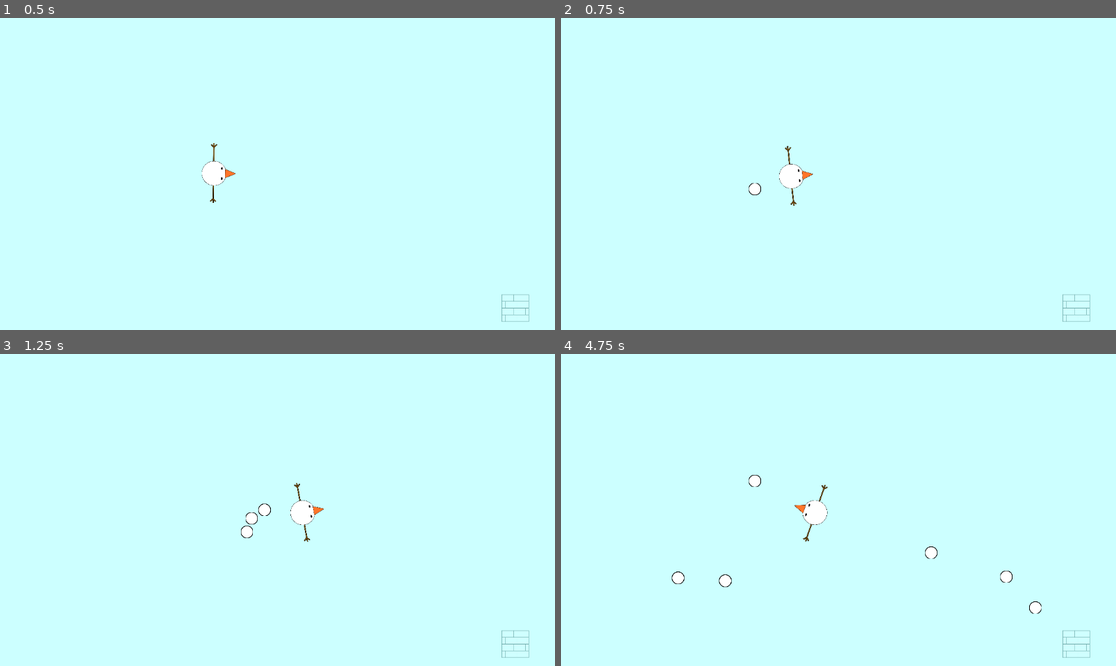
Above: before the commit, frames 1-4 (two rows, left to right).
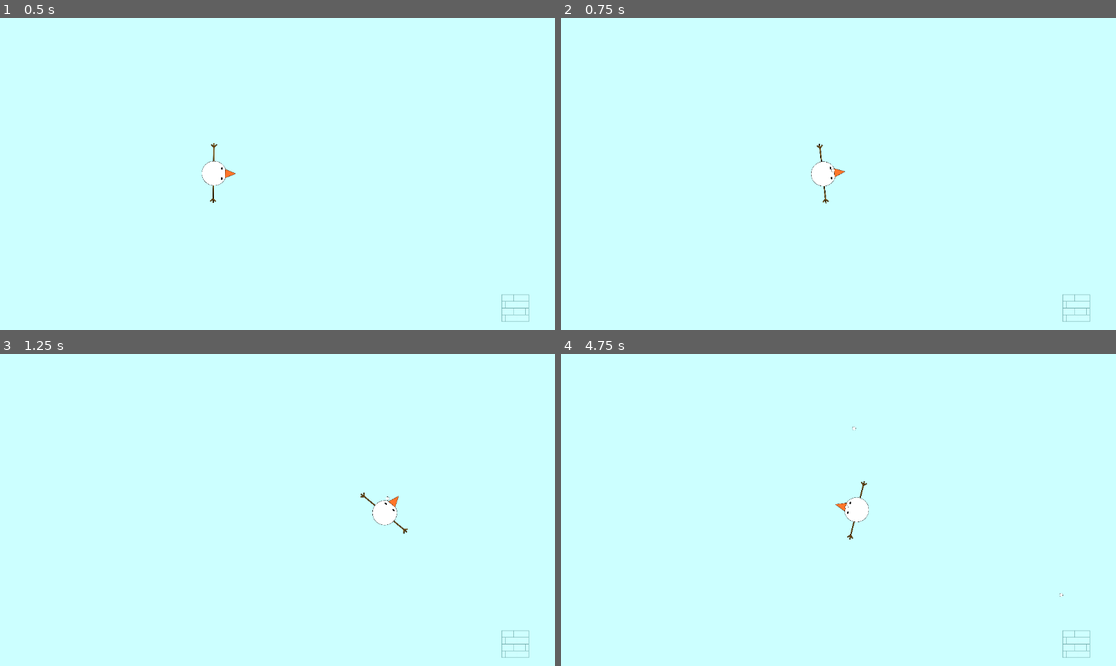
Above: after the commit, the same moments.

Repository: jesspancakes/topdownshooter
Game: Godot game, scene res://world.tscn
Same seed, same stepped clock (60 frames per second), same inputs: the game is played once before the commit and once after it.
Inputs (mouse positions are in pixels of both pictures, inside the frame that each line leads up to):
- Up to frame 1 (0.5 s): no input
- Up to frame 2 (0.75 s): tap Enter (ui_accept) at 0.5 s; move the mouse to (960, 158) at 0.52 s; hold Right (ui_right) from 0.53 s (still down); click (960, 158) at 0.6 s
- Up to frame 3 (1.25 s): keep holding Right (ui_right); tap Enter (ui_accept) at 0.77, 0.8, 1.07 s
- Up to frame 4 (4.75 s): move the mouse to (727, 525) at 1.27 s; release Right (ui_right) at 1.28 s; hold Down (ui_down) 1.28-2.03 s; tap Enter (ui_accept) at 1.35, 1.52, 1.82, 2.3, 3.02, 3.32, 3.6, 3.77, 4.07, 4.52 s; click (727, 525) at 1.55 s; move the mouse to (894, 441) at 2.02 s; hold Right (ui_right) 2.03-2.78 s; click (894, 441) at 2.1 s; move the mouse to (810, 572) at 2.77 s; hold Up (ui_up) 2.78-3.53 s; click (810, 572) at 2.85 s; move the mouse to (1005, 556) at 3.52 s; hold Left (ui_left) from 3.53 s (still down); move the mouse to (672, 463) at 4.27 s; click (672, 463) at 4.35 s

Frame 1 is identical in both runs. In frame 2, 0.8% of the frame differs, in the area x 33-52%, y 40-61%; in frame 3, 1.0%; in frame 4, 1.2%, in the area x 19-91%, y 23-84%.

Commit message:
character moves and shoots
bullets dont wory properly sometimes

Diff:
--- a/snowman2/Bullet.tscn
+++ b/snowman2/Bullet.tscn
@@ -1,17 +1,18 @@
-[gd_scene load_steps=4 format=3 uid="uid://dqx8btj3mblox"]
+[gd_scene load_steps=3 format=3 uid="uid://dqx8btj3mblox"]
 
 [ext_resource type="Texture2D" uid="uid://djcbh6daksf8r" path="res://snowball2.png" id="1_a0l7j"]
-[ext_resource type="Script" path="res://bullet.gd" id="1_c6xn1"]
 
-[sub_resource type="CircleShape2D" id="CircleShape2D_7q8sn"]
-radius = 48.8774
+[sub_resource type="CircleShape2D" id="CircleShape2D_5pse7"]
+radius = 3.0
 
-[node name="CharacterBody2D" type="CharacterBody2D"]
-scale = Vector2(0.280001, 0.280001)
-script = ExtResource("1_c6xn1")
+[node name="Bullet" type="RigidBody2D"]
+collision_layer = 2
+gravity_scale = 0.0
 
 [node name="CollisionShape2D" type="CollisionShape2D" parent="."]
-shape = SubResource("CircleShape2D_7q8sn")
+shape = SubResource("CircleShape2D_5pse7")
 
-[node name="Sprite2D" type="Sprite2D" parent="CollisionShape2D"]
+[node name="Sprite2D" type="Sprite2D" parent="."]
+position = Vector2(-3.57628e-07, -3.57628e-07)
+scale = Vector2(0.0777778, 0.0777778)
 texture = ExtResource("1_a0l7j")
--- a/snowman2/Player.tscn
+++ b/snowman2/Player.tscn
@@ -1,10 +1,13 @@
-[gd_scene load_steps=4 format=3 uid="uid://y16sff748yh5"]
+[gd_scene load_steps=5 format=3 uid="uid://y16sff748yh5"]
 
 [ext_resource type="Script" path="res://Player1.gd" id="1_38blg"]
 [ext_resource type="Texture2D" uid="uid://blunyj7nvj0qw" path="res://snowman2.png" id="2_il5ht"]
 
 [sub_resource type="CircleShape2D" id="CircleShape2D_r34bx"]
 radius = 26.0768
+
+[sub_resource type="CircleShape2D" id="CircleShape2D_tfceu"]
+radius = 26.0
 
 [node name="Player" type="Node2D"]
 
@@ -19,8 +22,8 @@
 scale = Vector2(0.191304, 0.191304)
 texture = ExtResource("2_il5ht")
 
-[node name="Node2D" type="Node2D" parent="CharacterBody2D"]
-position = Vector2(-10, 56)
+[node name="Area2D" type="Area2D" parent="CharacterBody2D"]
 
-[node name="Marker2D" type="Marker2D" parent="CharacterBody2D/Node2D"]
-position = Vector2(19, 0)
+[node name="CollisionShape2D" type="CollisionShape2D" parent="CharacterBody2D/Area2D"]
+position = Vector2(-9, 1)
+shape = SubResource("CircleShape2D_tfceu")
--- a/snowman2/Player1.gd
+++ b/snowman2/Player1.gd
@@ -1,24 +1,11 @@
 extends CharacterBody2D
 
-const bulletPath = preload("res://Bullet.tscn")
-
-var speed = 300
+var speed = 500
+var bullet_speed = 5000
+var bullet = preload("res://Bullet.tscn")
 
 func _ready():
 	pass
-
-
-
-func _process(delta: float) -> void:
-	if Input.is_action_just_pressed("ui_accept"):
-		shoot()
-
-	$Node2D.look_at(get_global_mouse_position())
-
-	look_at(get_global_mouse_position())
-
-	if Input.is_action_just_pressed("quit"):
-		get_tree().quit()
 
 func _physics_process(delta: float) -> void:
 	var move_dir = Vector2(Input.get_axis("ui_left", "ui_right"), Input.get_axis("ui_up", "ui_down"))
@@ -29,16 +16,16 @@
 		velocity.x = move_toward(velocity.x, 0, speed)
 		velocity.y = move_toward(velocity.y, 0, speed)
 
-
 	move_and_slide()
 
+	look_at(get_global_mouse_position())
 
+	if Input.is_action_just_pressed("shoot"):
+		fire()
 
-
-func shoot():
-	var bullet = bulletPath.instantiate()
-
-	get_parent().add_child(bullet)
-	bullet.position = $Node2D/Marker2D.global_position
-
-	bullet.velocity = get_global_mouse_position() - bullet.position
+func fire():
+	var bullet_instantiate = bullet.instantiate()
+	bullet_instantiate.position = get_global_position()
+	bullet_instantiate.rotation_degrees = rotation_degrees
+	bullet_instantiate.apply_impulse(Vector2(), Vector2(bullet_speed, 0).rotated(rotation))
+	get_tree().get_root().call_deferred("add_child", bullet_instantiate)
--- a/snowman2/project.godot
+++ b/snowman2/project.godot
@@ -54,3 +54,28 @@
 "events": [Object(InputEventKey,"resource_local_to_scene":false,"resource_name":"","device":-1,"window_id":0,"alt_press …(195 unchanged characters)…
 ]
 }
+up={
+"deadzone": 0.5,
+"events": [Object(InputEventKey,"resource_local_to_scene":false,"resource_name":"","device":-1,"window_id":0,"alt_pressed":false,"shift_pressed":false,"ctrl_pressed":false,"meta_pressed":false,"pressed":false,"keycode":0,"physical_keycode":87,"key_label":0,"unicode":119,"location":0,"echo":false,"script":null)
+]
+}
+down={
+"deadzone": 0.5,
+"events": [Object(InputEventKey,"resource_local_to_scene":false,"resource_name":"","device":-1,"window_id":0,"alt_pressed":false,"shift_pressed":false,"ctrl_pressed":false,"meta_pressed":false,"pressed":false,"keycode":0,"physical_keycode":83,"key_label":0,"unicode":115,"location":0,"echo":false,"script":null)
+]
+}
+left={
+"deadzone": 0.5,
+"events": [Object(InputEventKey,"resource_local_to_scene":false,"resource_name":"","device":-1,"window_id":0,"alt_pressed":false,"shift_pressed":false,"ctrl_pressed":false,"meta_pressed":false,"pressed":false,"keycode":0,"physical_keycode":65,"key_label":0,"unicode":97,"location":0,"echo":false,"script":null)
+]
+}
+right={
+"deadzone": 0.5,
+"events": [Object(InputEventKey,"resource_local_to_scene":false,"resource_name":"","device":-1,"window_id":0,"alt_pressed":false,"shift_pressed":false,"ctrl_pressed":false,"meta_pressed":false,"pressed":false,"keycode":0,"physical_keycode":68,"key_label":0,"unicode":100,"location":0,"echo":false,"script":null)
+]
+}
+shoot={
+"deadzone": 0.5,
+"events": [Object(InputEventMouseButton,"resource_local_to_scene":false,"resource_name":"","device":-1,"window_id":0,"alt_pressed":false,"shift_pressed":false,"ctrl_pressed":false,"meta_pressed":false,"button_mask":0,"position":Vector2(0, 0),"global_position":Vector2(0, 0),"factor":1.0,"button_index":1,"canceled":false,"pressed":false,"double_click":false,"script":null)
+]
+}
